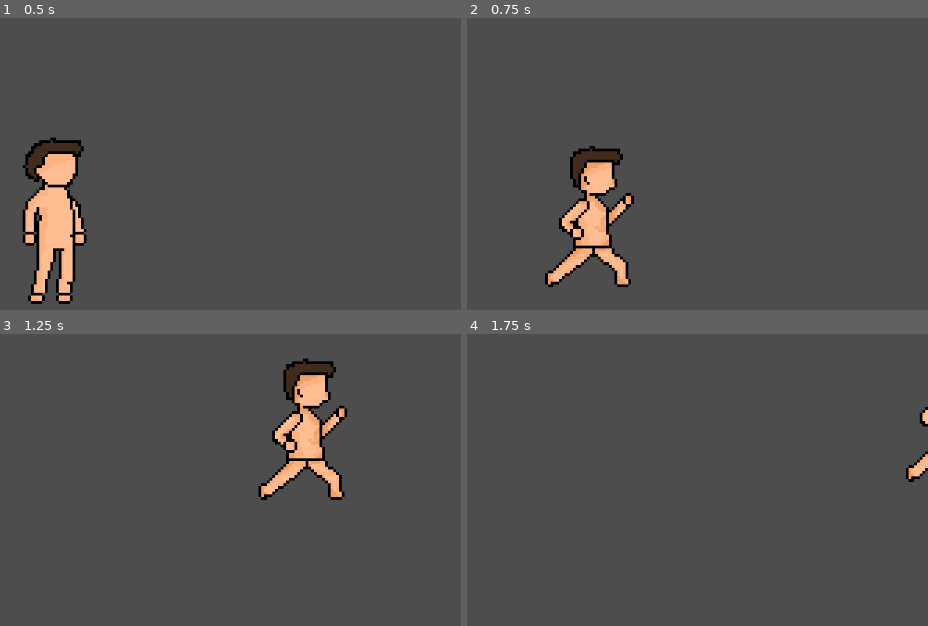
Above: before the commit, frames 1-4 (two rows, left to right).
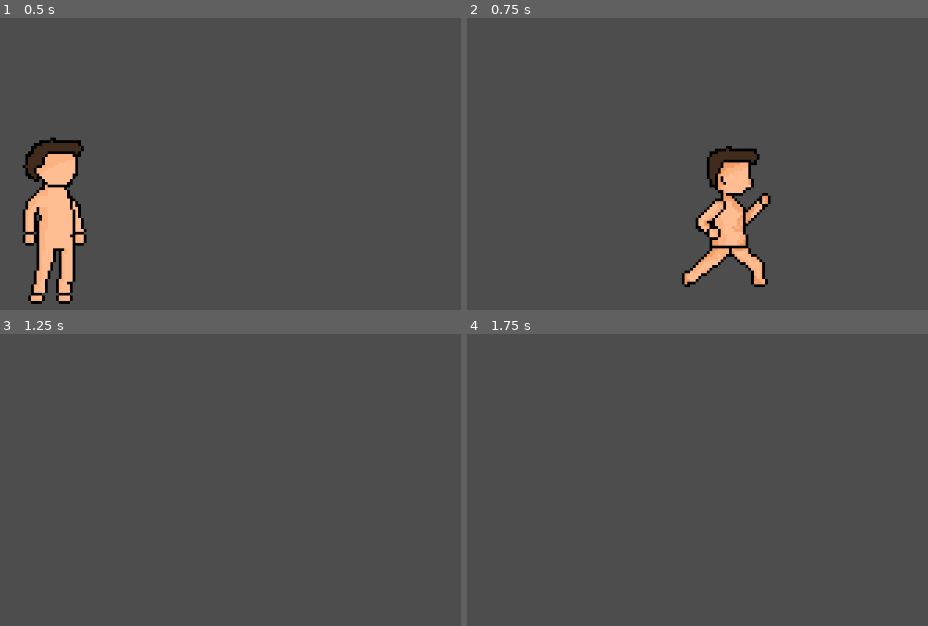
Above: after the commit, the same moments.

Repository: Sh4y-Cormac/MINI-IT-PROJECT-2-10
Game: Godot game, scene res://scenes/movementgame.tscn
Same seed, same stepped clock (60 frames per second), same inputs: the game is played once before the commit and once after it. This scene is started directly instead of the project's main scene.
Inputs (mouse positions are in pixels of both pictures, inside the frame that each line leads up to):
- Up to frame 1 (0.5 s): no input
- Up to frame 2 (0.75 s): tap Enter at 0.5 s; move the mouse to (702, 175) at 0.52 s; hold Right (move_right) from 0.53 s (still down); tap Down (dash, bound only after the commit) at 0.6 s
- Up to frame 3 (1.25 s): keep holding Right (move_right); tap Space (jump) at 0.77 s
- Up to frame 4 (1.75 s): keep holding Right (move_right); move the mouse to (outside the picture) at 1.27 s; tap Down (dash, bound only after the commit) at 1.35 s; tap Space (jump) at 1.52 s

Frame 1 is identical in both runs. In frame 2, 9.2% of the frame differs, in the area x 16-66%, y 43-93%; in frame 3, 4.6%; in frame 4, 0.4%.

Commit message:
added dash

Diff:
--- a/project.godot
+++ b/project.godot
@@ -34,6 +34,12 @@
 , Object(InputEventKey,"resource_local_to_scene":false,"resource_name":"","device":-1,"window_id":0,"alt_pressed":false …(183 unchanged characters)…
 ]
 }
+dash={
+"deadzone": 0.2,
+"events": [Object(InputEventKey,"resource_local_to_scene":false,"resource_name":"","device":-1,"window_id":0,"alt_pressed":false,"shift_pressed":false,"ctrl_pressed":false,"meta_pressed":false,"pressed":false,"keycode":0,"physical_keycode":4194322,"key_label":0,"unicode":0,"location":0,"echo":false,"script":null)
+, Object(InputEventKey,"resource_local_to_scene":false,"resource_name":"","device":-1,"window_id":0,"alt_pressed":false,"shift_pressed":false,"ctrl_pressed":false,"meta_pressed":false,"pressed":false,"keycode":0,"physical_keycode":4194325,"key_label":0,"unicode":0,"location":0,"echo":false,"script":null)
+]
+}
 
 [rendering]
 
--- a/scenes/player_move.tscn
+++ b/scenes/player_move.tscn
@@ -66,3 +66,11 @@
 [node name="CollisionShape2D" type="CollisionShape2D" parent="."]
 position = Vector2(-2, -26)
 shape = SubResource("RectangleShape2D_4aer8")
+
+[node name="dash_timer" type="Timer" parent="."]
+wait_time = 0.2
+
+[node name="dash_again_timer" type="Timer" parent="."]
+
+[connection signal="timeout" from="dash_timer" to="." method="_on_dashtimer_timeout"]
+[connection signal="timeout" from="dash_again_timer" to="." method="_on_dash_again_timer_timeout"]
--- a/script/player_move.gd
+++ b/script/player_move.gd
@@ -4,6 +4,10 @@
 const SPEED = 130.0
 const JUMP_VELOCITY = -300.0
 var jump_count = 0
+
+const DASH_SPEED = 500.0
+var dashing = false
+var can_dash = true
 
 var gravity = ProjectSettings.get_setting("physics/2d/default_gravity")
 
@@ -21,8 +25,21 @@
 		jump_count += 1
 		velocity.y = JUMP_VELOCITY
 
+	if Input.is_action_just_pressed("dash") and can_dash:
+		dashing = true
+		can_dash = false
+		$dash_timer.start()
+		$dash_again_timer.start()
+
 	# Get the input direction : -1, 0, 1
 	var direction := Input.get_axis("move_left", "move_right")
+	if direction:
+		if dashing:
+			velocity.x = direction * DASH_SPEED
+		else:
+			velocity.x = direction * SPEED
+	else:
+		velocity.x = move_toward(velocity.x, 0, SPEED)
 
 	# flip sprite
 	if direction > 0:
@@ -39,10 +56,12 @@
 	else:
 		animated_sprites.play("jump")
 
-	# apply movement
-	if direction:
-		velocity.x = direction * SPEED
-	else:
-		velocity.x = move_toward(velocity.x, 0, SPEED)
 
 	move_and_slide()
+
+#make it stop dashing
+func _on_dashtimer_timeout() -> void:
+	dashing = false
+
+func _on_dash_again_timer_timeout() -> void:
+	can_dash = true
